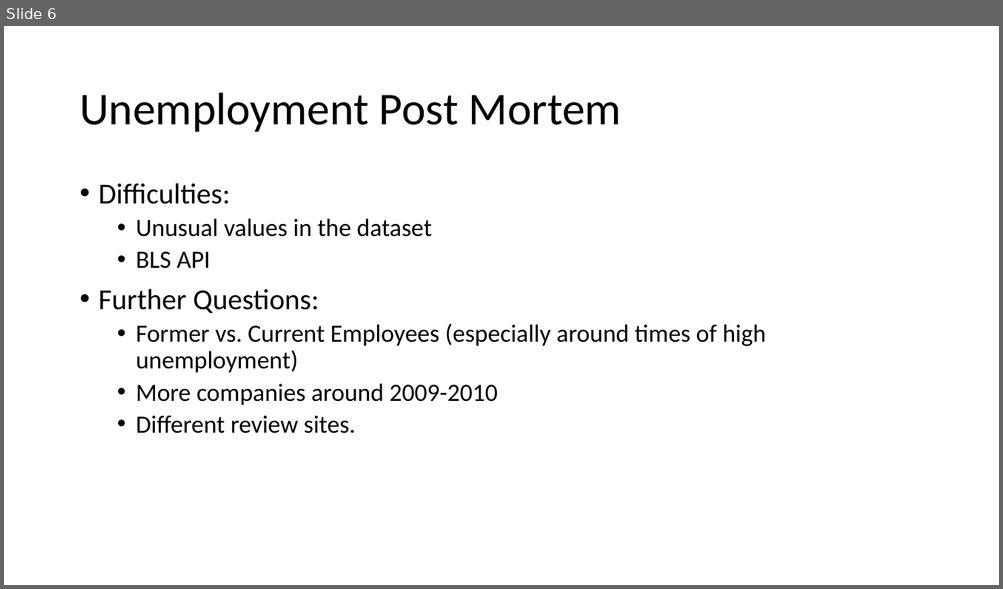
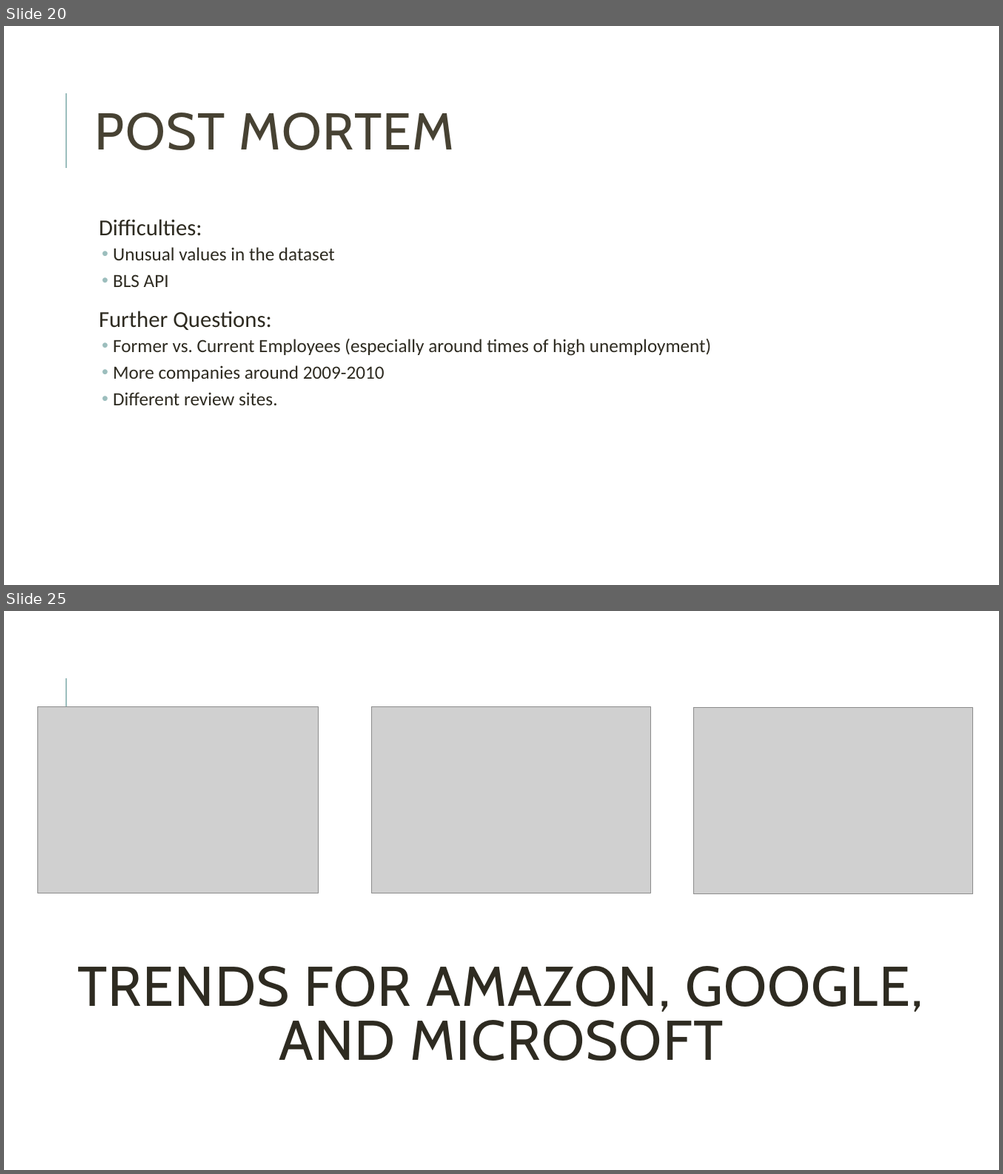
Before and after one commit to annabl38/Project_1, a slide deck: Happy People Presentation.pptx. Shown one above the other, each under a label of ours: slide 6 before the commit, slides 20 and 25 after it; the slides between them are not shown. The pictures are 1003x589 and 1003x1174 pixels, drawn with LibreOffice and Linux fonts; fonts in the diff are those of the drawing; grey boxes stand for pictures. Boxes give left, top, right and bottom in pixels: in the first picture for what was removed or moved away, otherwise in the second. Text is boxed around its words. In the diff, an @@ line names an element or a change of style, - is before the commit and + after.

```diff
--- a/Happy People Presentation.pptx
+++ b/Happy People Presentation.pptx
@@ slide 25 added at (4,611,999,1170), background #FFFFFF; not listed: 1 template element that a slide beside it also shows @@
@@ picture added at (37,706,317,893) @@
@@ picture added at (371,707,651,894) @@
@@ picture added at (694,708,973,894) @@
@@ title added at (77,966,923,1061), 54 pt, text #2E2B21 @@
+TRENDS FOR AMAZON, GOOGLE, AND MICROSOFT
@@ what was slide 6 is now slide 20 @@
@@ slide 20 changed as well @@
@@ line added from (66, 168) to (66, 93), #9CBEBD 1.5 pt @@
@@ title at (95,113,454,150): text changed; size 44 to 50 pt; font Calibri to Cabin; text colour #000000 to #474233 @@
-Unemployment Post Mortem
+POST MORTEM
@@ text "Difficulties:": place and size @@
-text "Difficulties:" at (99,183,766,434)
+text "Difficulties:" at (99,219,711,406)
@@ text "Difficulties:" at (99,219,711,406): size 28 to 22 pt in "Difficulties:", "Further Questions:"; text colour #000000 to #2E2B21; size 24 to 18 pt in "Unusual values in the dataset", "BLS API", "Former vs. Current Employees (especially around times ...", "More companies around 2009-2010" and 1 more places; bullet • to  ; more space between paragraphs; indent changed @@
```
Also in this commit, not shown: 5 other slides changed, 19 other slides added.
